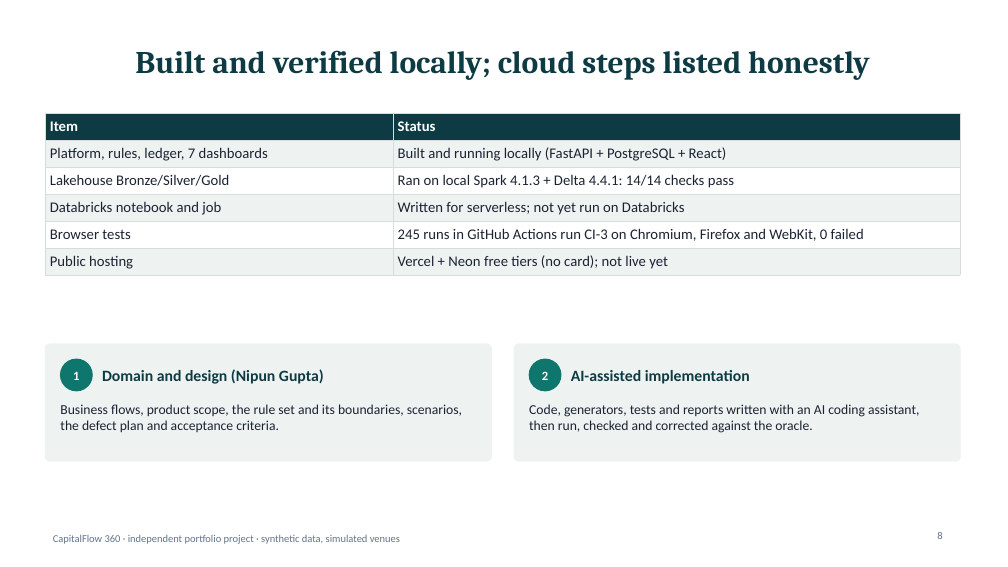
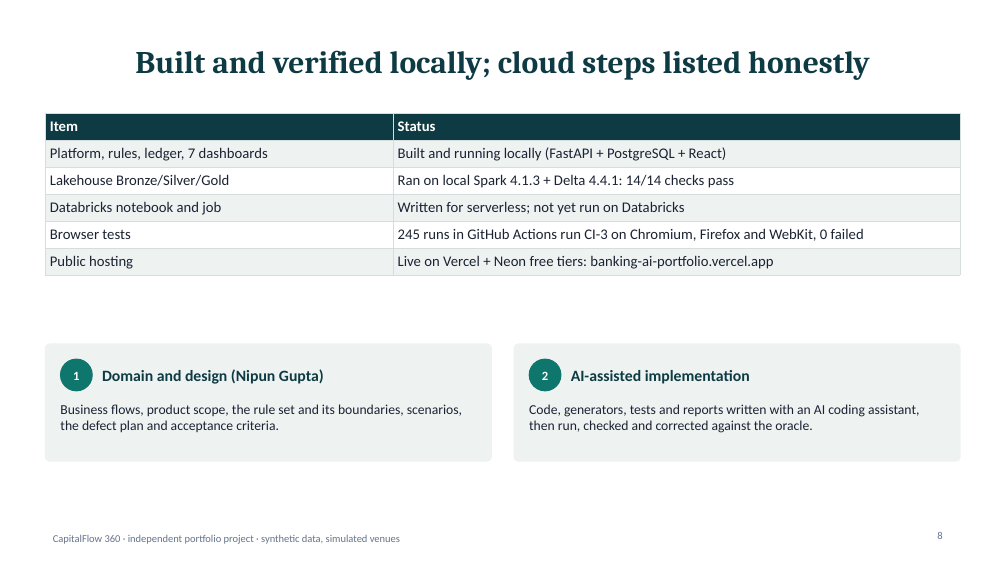
Before and after one commit to nipunrg1990rocks-dev/banking-ai-portfolio, a slide deck: slide 8 of projects/p7_capitalflow360/reporting/out/CF360_Executive_Summary.pptx. Drawn at 1008x567 pixels with LibreOffice and Linux fonts; fonts in the diff are those of the drawing. Boxes give left, top, right and bottom in pixels: in the first picture for what was removed or moved away, otherwise in the second. Text is boxed around its words. In the diff, an @@ line names an element or a change of style, - is before the commit and + after.

```diff
--- a/projects/p7_capitalflow360/reporting/out/CF360_Executive_Summary.pptx
+++ b/projects/p7_capitalflow360/reporting/out/CF360_Executive_Summary.pptx
@@ table at (45,113,960,273) @@
-row 6, column 2: Vercel + Neon free tiers (no card); not live yet
+row 6, column 2: Live on Vercel + Neon free tiers: banking-ai-portfolio.vercel.app
```
Also in this commit, not shown: 10 other files.
